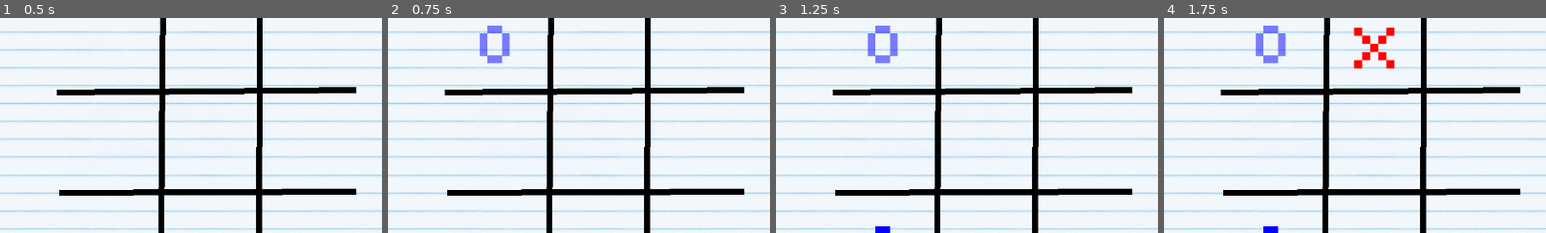
Above: before the commit, frames 1-4 (left to right).
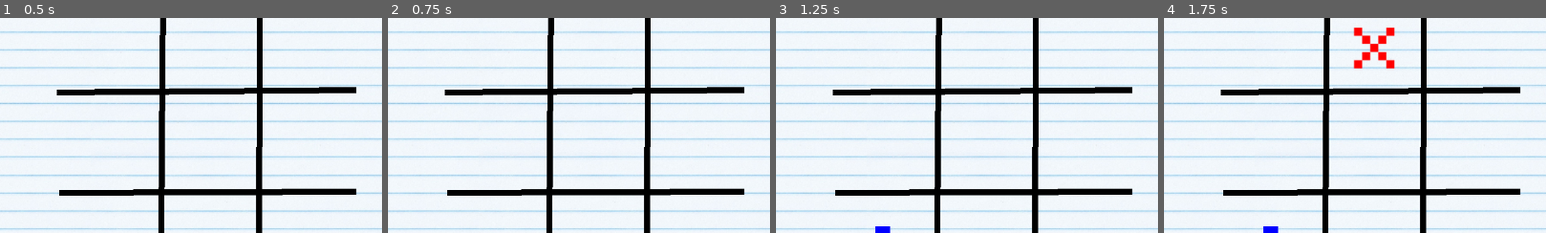
Above: after the commit, the same moments.

Repository: Neo-Ciber94/godot_tic_tac_toe
Game: Godot game, scene res://core/local_game.tscn
The game is run twice, just before and just after one commit, with the same random seed, the same clock (stepped at 60 frames per second) and the same inputs. This scene is started directly instead of the project's main scene.
Inputs (mouse positions are % of the whole screen's width and height, from its top left):
- Up to frame 1 (0.5 s): no input
- Up to frame 2 (0.75 s): move the mouse to (37, 27) at 0.52 s; click (37, 27) at 0.67 s
- Up to frame 3 (1.25 s): no input
- Up to frame 4 (1.75 s): move the mouse to (50, 27) at 1.27 s; click (50, 27) at 1.42 s
The pictures show only the part of the screen within x 23-73%, y 22-72%; the shares and areas given below are measured in that part.

Frame 1 is identical in both runs. In frame 2, 0.8% of the frame differs, in the area x 24-32%, y 3-22%; in frame 3, 0.8%; in frame 4, 0.8%.

Commit message:
Update game match

Diff:
--- a/core/local_game.gd
+++ b/core/local_game.gd
@@ -55,18 +55,26 @@
 	_board.prepare_board();
 	_board.fill_slots(Match.EMPTY, Color.TRANSPARENT)
 
+	_game_match = _get_or_create_game_match();
+	_my_player = _game_match.get_current_player();
+	await _board.show_board(true)
+
+	_game_match.reset_board();
+	_game_match.start_match();
+
+func _get_or_create_game_match() -> Match:
+	if _game_match:
+		return _game_match;
+
 	_game_match = Match.new();
-	_game_match.add_players(_players);
+	_game_match.add_players(_players.duplicate(true));
 	add_child(_game_match);
 
 	_game_match.on_player_move.connect(_on_player_move)
 	_game_match.on_game_over.connect(_on_game_over)
-	_my_player = _game_match.get_current_player();
-
-	await _board.show_board(true)
-
-	_game_match.reset_board();
-	_game_match.start_match();
+	_game_match.on_game_start.connect(_on_game_start)
+	_game_match.on_switch_turns.connect(_on_switch_player);
+	return _game_match;
 
 func _on_player_move(player: Player, value: String, index: int):
 	print("_on_player_move: ", { player = player, value = value, index = index })
@@ -94,7 +102,7 @@
 	# Wait to click for restart
 	await _game_over_message.on_click;
 	_game_over_message.hide();
-	_game_match.queue_free()
+	_game_match.reset_board();
 	_start_match();
 
 func _on_hover(slot: Slot, index: int, is_over: bool):
@@ -111,7 +119,7 @@
 	else:
 		slot.set_value(Match.EMPTY, Color.TRANSPARENT, false)
 
-func _on_game_Start(players: Dictionary[String, Player], current_player: String):
+func _on_game_start(players: Dictionary[String, Player], current_player: String):
 	match mode:
 		# on pvp any player its the current player
 		LocalGameMode.LOCAL:
@@ -124,6 +132,7 @@
 
 				if player is HumanPlayer:
 					_my_player = player_value;
+					print("_assign: ", { _my_player = _my_player, players = players })
 					return;
 
 
--- a/core/match.gd
+++ b/core/match.gd
@@ -31,8 +31,8 @@
 	_players = players;
 	_current_player = _players.keys().pick_random();
 
-	# to allow the children to access the tree
-	for player in players.values():
+	# add the players to the tree
+	for player in _players.values():
 		add_child(player)
 
 func start_match() -> void:
